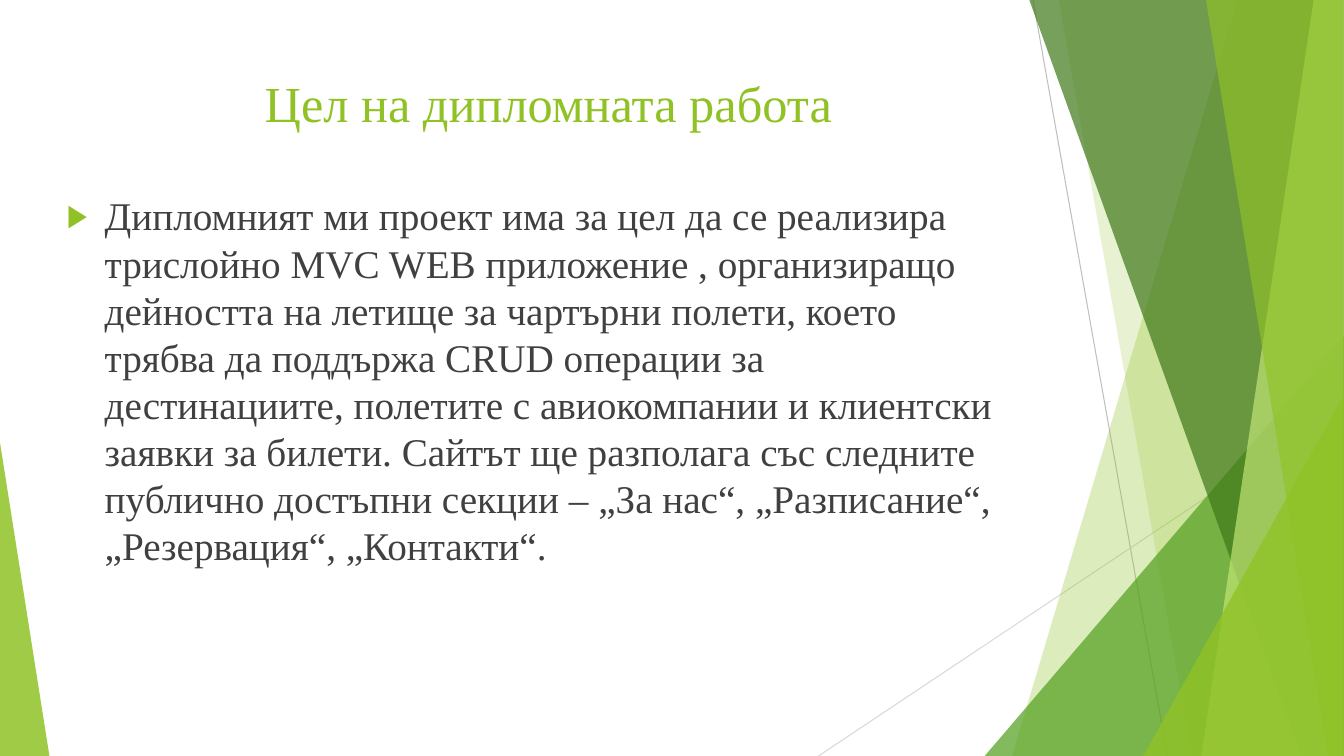
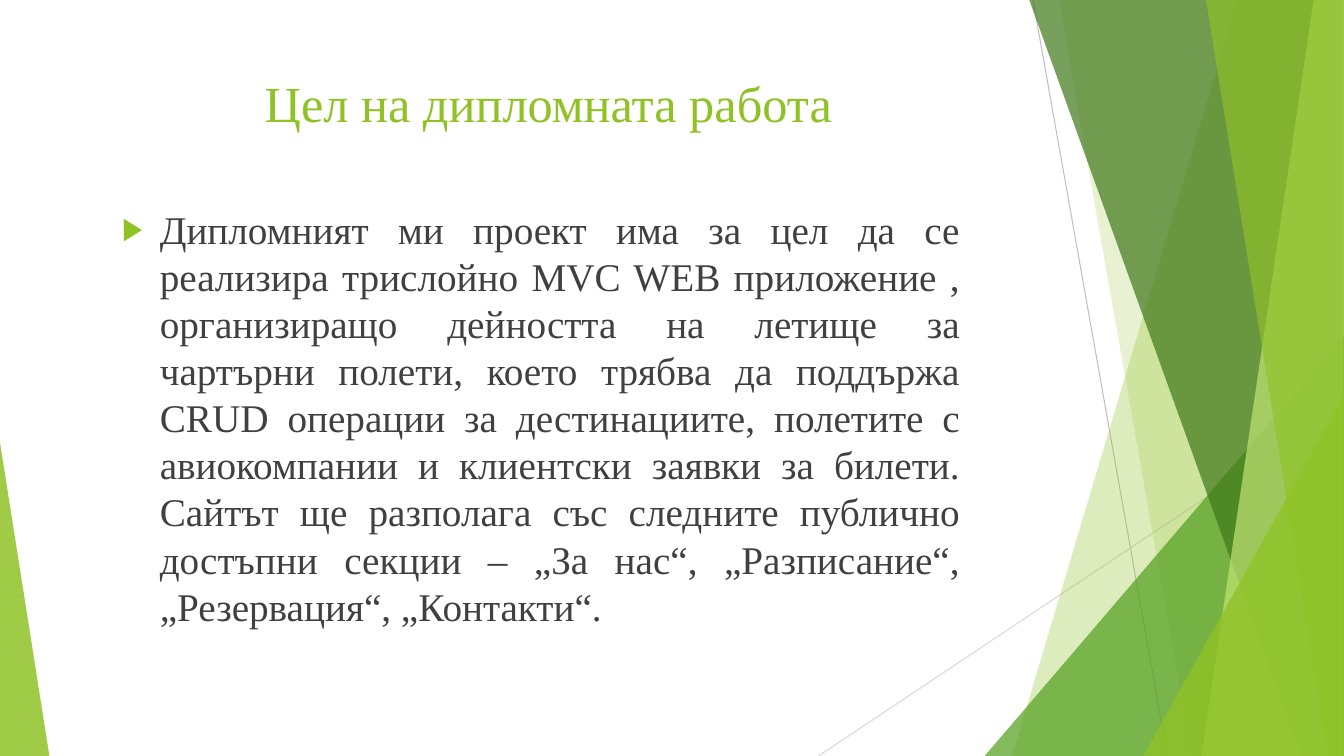
Before and after one commit to naskokolevmaka/Diploment-Proekt, a slide deck: slide 4 of Дипломна работа - Атанас Георгиев Колев - Презентация.pptx. Drawn at 1344x756 pixels with LibreOffice and Linux fonts; fonts in the diff are those of the drawing. Boxes give left, top, right and bottom in pixels: in the first picture for what was removed or moved away, otherwise in the second. Text is boxed around its words. In the diff, an @@ line names an element or a change of style, - is before the commit and + after.

```diff
--- a/Дипломна работа - Атанас Георгиев Колев - Презентация.pptx
+++ b/Дипломна работа - Атанас Георгиев Колев - Презентация.pptx
@@ text "Дипломният ми проект има за ...": place and size @@
-text "Дипломният ми проект има за ..." at (105,204,992,567)
+text "Дипломният ми проект има за ..." at (160,218,960,628)
@@ text "Дипломният ми проект има за ..." at (160,218,960,628): alignment left to justified @@
```
Also in this commit, not shown: 8 other slides changed, 2 slides added.
